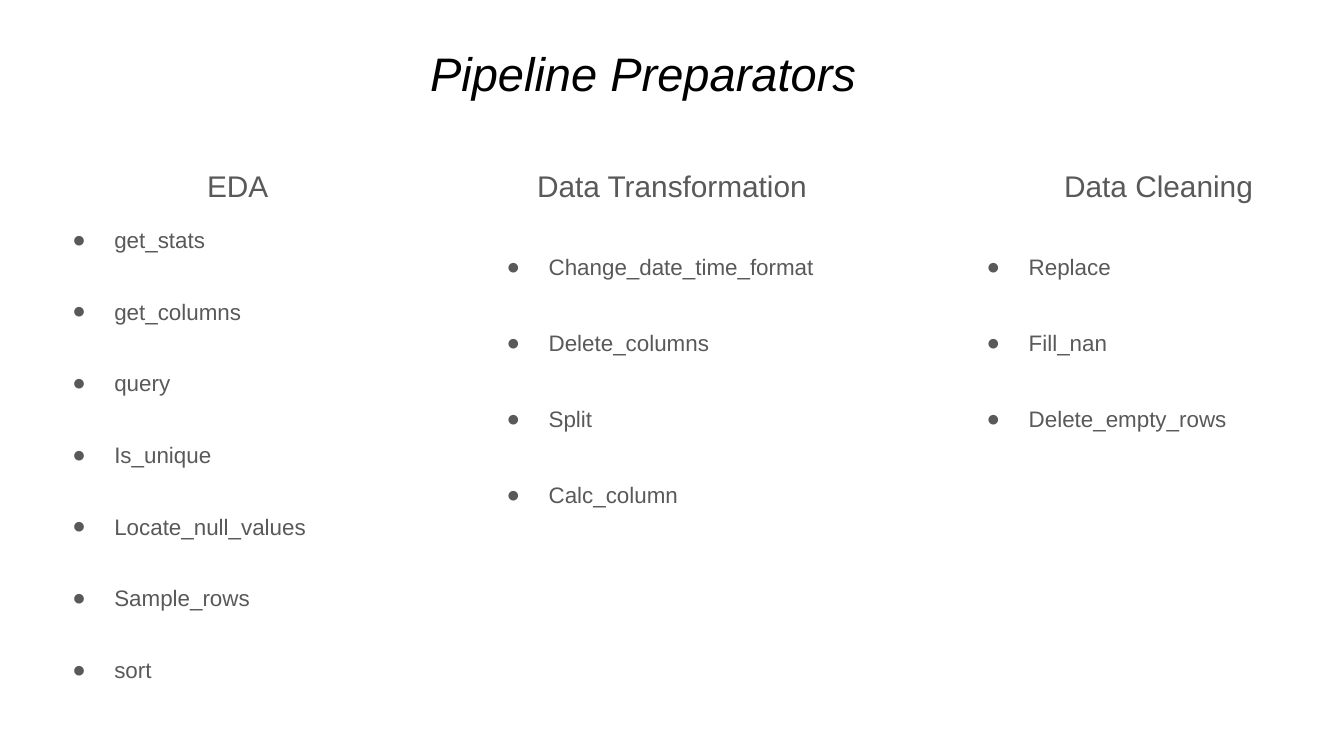
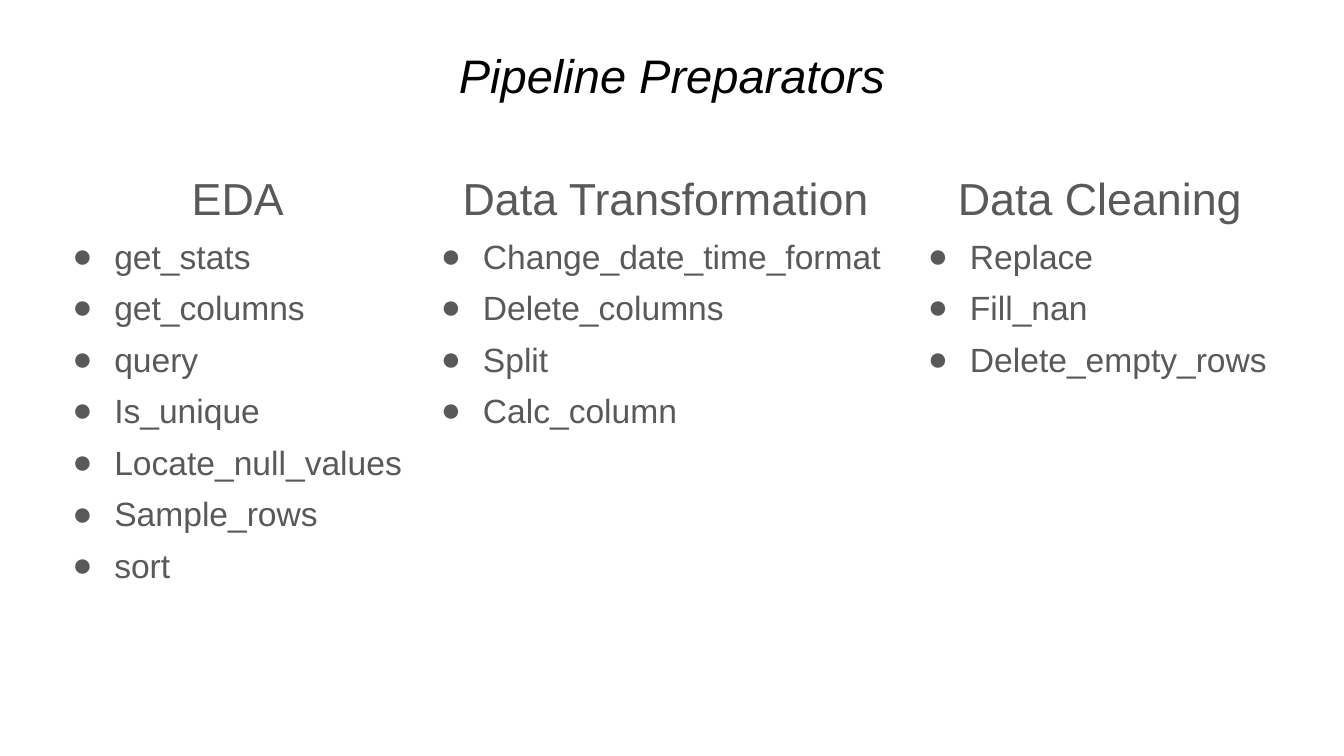
Before and after one commit to cosimop2000/BDMG-vehicle-accidents, a slide deck: slide 5 of Ferrari-Pavone-Pederzoli.pptx. Drawn at 1344x756 pixels with LibreOffice and Linux fonts; fonts in the diff are those of the drawing. Boxes give left, top, right and bottom in pixels: in the first picture for what was removed or moved away, otherwise in the second. Text is boxed around its words. In the diff, an @@ line names an element or a change of style, - is before the commit and + after.

```diff
--- a/Ferrari-Pavone-Pederzoli.pptx
+++ b/Ferrari-Pavone-Pederzoli.pptx
@@ title "Pipeline Preparators": place and size @@
-title "Pipeline Preparators" at (430, 57, 856, 100)
+title "Pipeline Preparators" at (459, 59, 885, 102)
@@ title "Pipeline Preparators" at (459, 59, 885, 102): alignment left to centre @@
@@ text "EDA" at (114, 184, 402, 579): size 16 to 24 pt in "EDA"; size 12 to 18 pt; more space between paragraphs; less space between paragraphs @@
@@ text "Data Transformation": place and size @@
-text "Data Transformation" at (537, 175, 814, 508)
+text "Data Transformation" at (463, 182, 881, 429)
@@ text "Data Transformation" at (463, 182, 881, 429): size 16 to 24 pt in "Data Transformation"; size 12 to 18 pt in "Change_date_time_format", "Delete_columns", "Split", "Calc_column"; less space between paragraphs; line spacing 2 to 1 @@
@@ text "Data Cleaning": place and size @@
-text "Data Cleaning" at (1029, 175, 1253, 432)
+text "Data Cleaning" at (958, 182, 1267, 378)
@@ text "Data Cleaning" at (958, 182, 1267, 378): size 16 to 24 pt in "Data Cleaning"; size 12 to 18 pt in "Replace", "Fill_nan", "Delete_empty_rows"; less space between paragraphs; line spacing 2 to 1 @@
```
Also in this commit, not shown: 9 other slides changed, 1 slide added.
